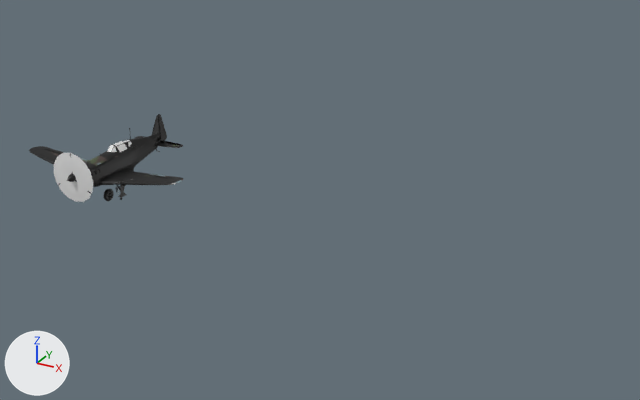
The FBX model Assets/1.Sof Objects/Aircrafts/MS 406/MS406.fbx as it was, and as the next commit left it.
Camera for both pictures: a camera (50 mm lens) standing at (32.3, -34.0, 17.7) and looking at (12.4, 2.2, -0.4). The lights are fixed; the arrows at lower left show +X, +Y and +Z. Where no turn or scale is listed for an object, it has been applied to the vertices.

Names of what the first picture shows: 'MS 406 Propeller Spinning', 'MS406 Fuselage'.
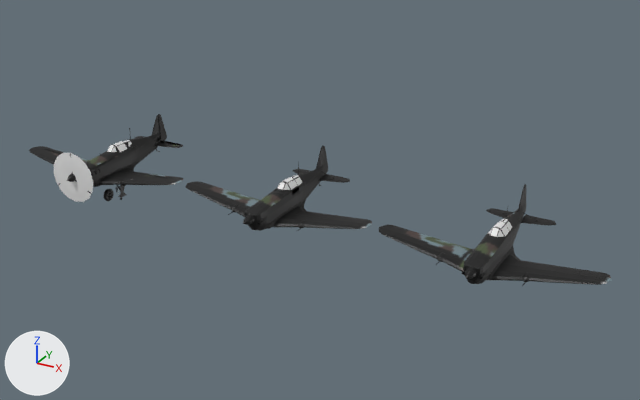
What differs and where, as boxes [x1, y1, x2, y2] in the pictures (640 x 400 px):
'MS406 LOD 1', added (black): after [379, 184, 612, 286]
    faces in mat_base_001 (picture img_ms_406_png): [379, 184, 612, 286]
    faces in mat_glass_001 (white #e7e7e7): [488, 219, 512, 237]
'MS406 LOD 2', added (black): after [185, 146, 372, 231]
    faces in mat_base_001 (picture img_ms_406_png): [185, 146, 372, 231]
    faces in mat_glass_001 (white #e7e7e7): [277, 175, 302, 190]

Edits to the bpy script that builds the scene:
```text
Add mat_base_001:
    mat_base_001 = principled_material('base.001')
    mat_base_001.texture = img_ms_406_png
Add mat_glass_001:
    mat_glass_001 = principled_material('glass.001')
    mat_glass_001.base_color = (0.8, 0.8, 0.8)  # white #e7e7e7
Add me_ms406_fuselage_036:
    me_ms406_fuselage_036.from_pydata(...)  # 1166 vertices, 1167 faces; spans x -5.3..5.3, y -2.76..5.61, z -2.11..1.4
    # faces by material slot: [1147, 20]
    me_ms406_fuselage_036.materials.append(mat_base_001)  # picture img_ms_406_png
    me_ms406_fuselage_036.materials.append(mat_glass_001)  # white #e7e7e7
Add me_ms406_fuselage_034:
    me_ms406_fuselage_034.from_pydata(...)  # 1041 vertices, 1082 faces; spans x -5.3..5.3, y -2.76..5.61, z -2.11..1.4
    # faces by material slot: [1062, 20]
    me_ms406_fuselage_034.materials.append(mat_base_001)  # picture img_ms_406_png
    me_ms406_fuselage_034.materials.append(mat_glass_001)  # white #e7e7e7
Add ob_ms406_lod_2:
    ob_ms406_lod_2 = bpy.data.objects.new('MS406 LOD 2', me_ms406_fuselage_036)
    ob_ms406_lod_2.location = (11.0, 0.0, 0.0)
Add ob_ms406_lod_1:
    ob_ms406_lod_1 = bpy.data.objects.new('MS406 LOD 1', me_ms406_fuselage_034)
    ob_ms406_lod_1.location = (22.0, 0.0, 0.0)
```
